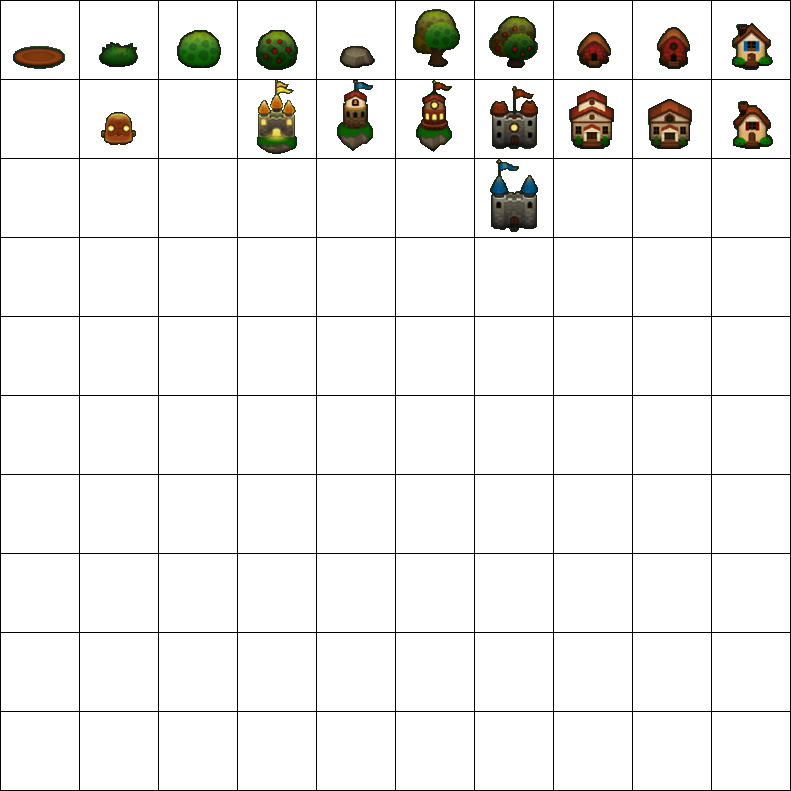
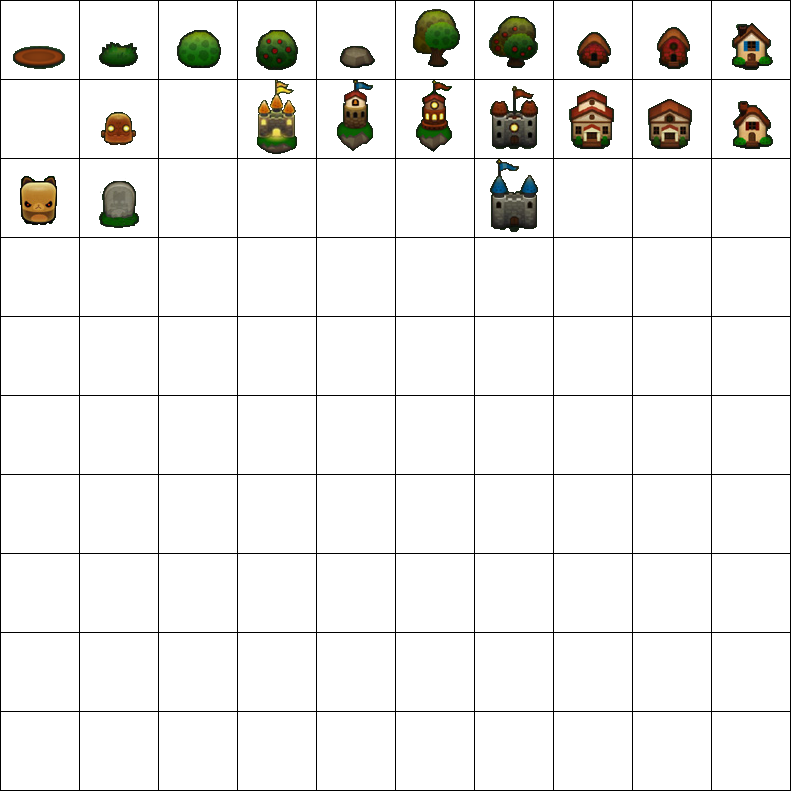
Layers edited between the first and the second 791 × 791 image:
added layer "Layer 18" above "Layer 17" over box(99, 178, 139, 228)
added layer "Layer 17" above "Layer 16" over box(20, 176, 57, 225)
